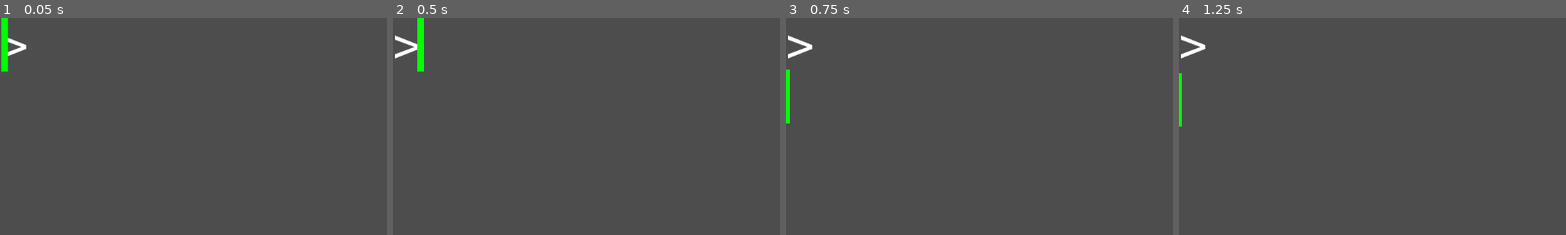
Above: before the commit, frames 1-4 (left to right).
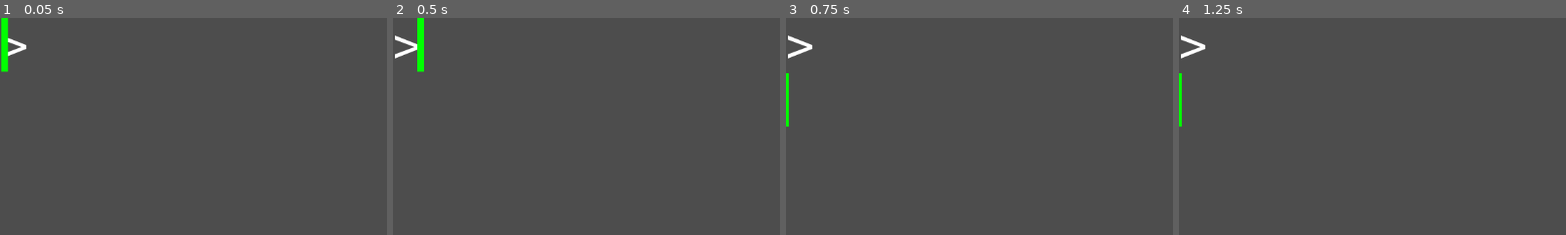
Above: after the commit, the same moments.

Repository: uprun/neon-lights-editor
Game: Godot game, scene res://scenes/canvas-ltd.tscn
Two runs of this game, one before a commit and one after it. Both use one fixed random seed, a clock stepped at 60 frames per second and the inputs below.
Inputs (mouse positions are % of the whole screen's width and height, from its top left):
- Up to frame 1 (0.05 s): no input
- Up to frame 2 (0.5 s): no input
- Up to frame 3 (0.75 s): tap Enter at 0.5 s; move the mouse to (72, 45) at 0.52 s; hold Right from 0.53 s (still down); tap Backspace at 0.6 s; click (72, 45) at 0.67 s
- Up to frame 4 (1.25 s): keep holding Right
The pictures show only the part of the screen within x 0-50%, y 0-50%; the shares and areas given below are measured in that part.

Frames 1-2 are identical in both runs. In frame 3, less than 0.1% of the frame differs, in the area x 0-2%, y 23-51%; in frame 4, nothing differs.
Error in both runs: Attempt to call function 'get_further_side_position' in base 'null instance' on a null instance. (res://scenes/function-node.gd:46)

Commit message:
2024-12-09--22h55m57s

Diff:
--- a/scenes/caret.gd
+++ b/scenes/caret.gd
@@ -50,7 +50,7 @@
 	insert_index = index
 	var use_position = function_under_focus.get_symbol_global_position_further_side(insert_index)
 	var copy_y = use_position
-
+	copy_y.y = position.y
 	$"Rocket-engine".update_position(use_position)
 
 func _on_rocketengine_request_to_shift_position(shift):
